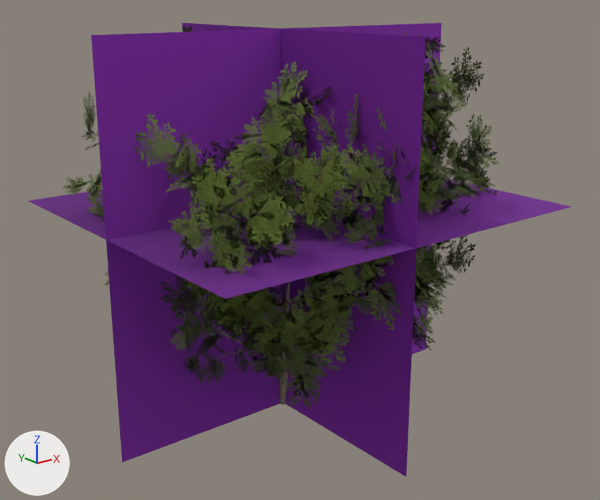
A saved change to the glTF model data/models/board/vegetation/foliage-temperate-3.glb.
Camera for both pictures: a 50 mm camera at (-22.7, -29.7, 19.6) aimed at (0.7, -0.5, 7.9). Lighting does not change. The marker at lower left points along +X, +Y and +Z. The first picture is the older version. Where no turn or scale is listed for an object, it has been applied to the vertices. Vertices at exactly the same position are counted once.

Objects in the first picture: 'foliage-temperate-3-lod0.001', 'foliage-temperate-3-lod1.001', 'foliage-temperate-3-lod2.001', 'foliage-temperate-3-lod3.001'.
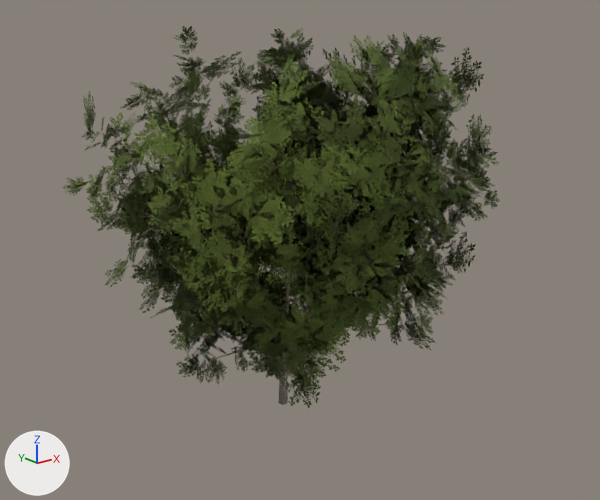
The change, as a diff of the scene's bpy script:
```diff
--- a/data/models/board/vegetation/foliage-temperate-3.glb.py
+++ b/data/models/board/vegetation/foliage-temperate-3.glb.py
@@ me_foliage_temperate_3_lod3 @@
 me_foliage_temperate_3_lod3.from_pydata(...)  # 12 vertices, 6 faces; spans x -8.8..10.3, y -8.5..8.2, z 0.0..18.0
 # used by ob_foliage_temperate_3_lod3_001; location = (0.0, 0.0, 0.0)
+# me_foliage_temperate_3_lod3 part 1: the loose piece of 4 vertices spanning x -8.8..10.3, y -8.5..8.2, z 10.1 is moved by (0.0, 0.0, 0.1)
+# me_foliage_temperate_3_lod3 part 2: 6 faces centred in x -2.5..3.9, y -2.9..2.6, z 6.0..12.0 are repainted in the vertex colours; the middle colour goes from purple #c73fff to pink #fd29cf
 me_foliage_temperate_3_lod3.materials.append(mat_impostor)
```

Pixel boxes [x1, y1, x2, y2] of what changed, in the pictures (600 x 500 px; the box of a moved part takes in the faces that stretch with it):
'foliage-temperate-3-lod3.001', reshaped, recoloured (not visible afterwards): before [29, 23, 571, 477]
part 1 of me_foliage_temperate_3_lod3, moved or reshaped (not visible afterwards): before [29, 178, 571, 299]
part 2 of me_foliage_temperate_3_lod3, recoloured (purple): before [29, 23, 571, 477]
